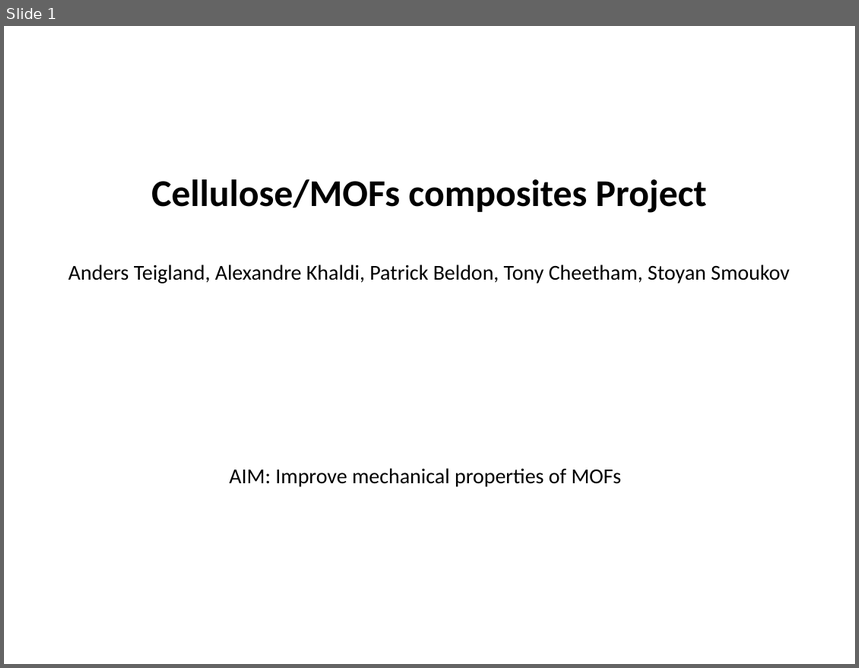
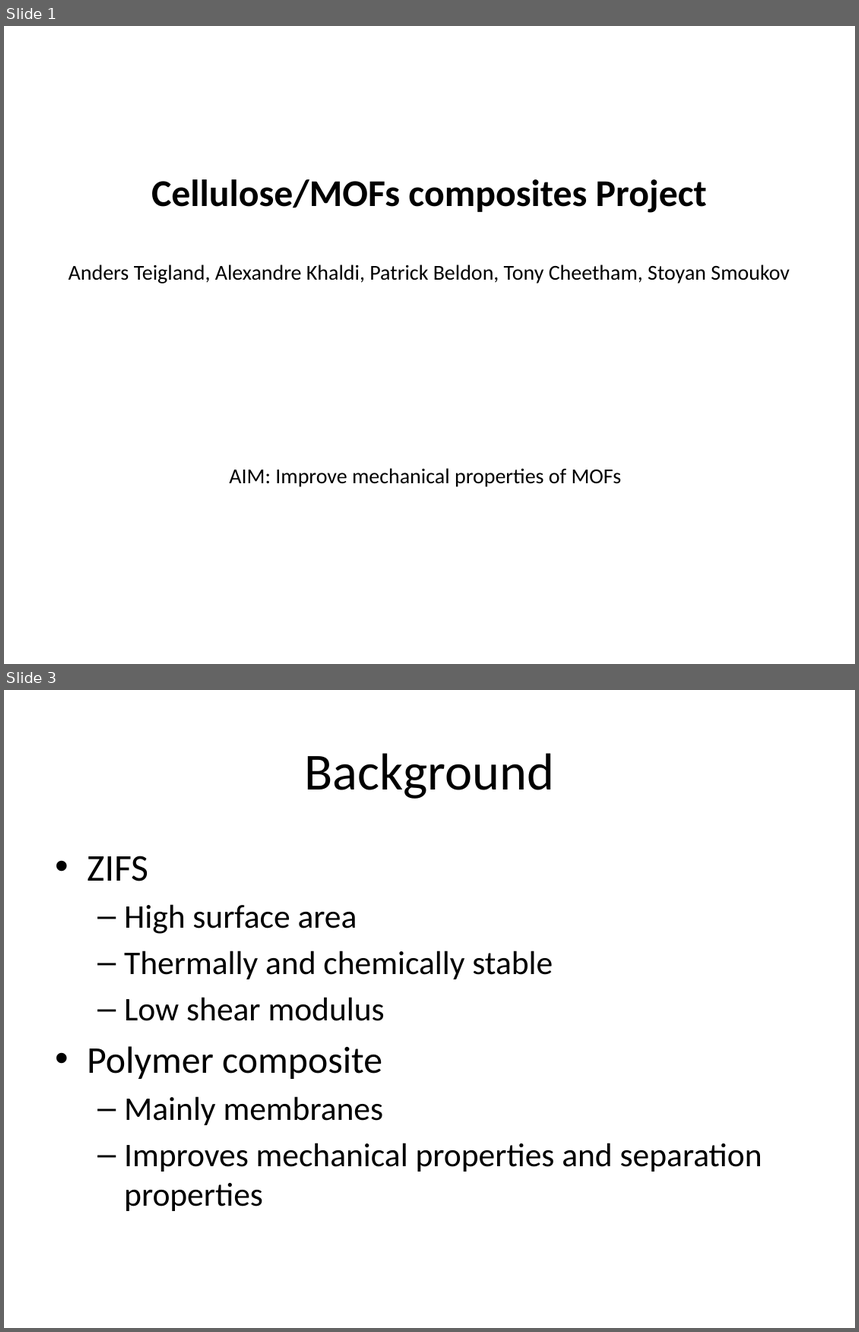
Before and after one commit to ATeigland/ResearchProject, a slide deck: Updates.pptx. Shown one above the other, each under a label of ours: slide 1 before the commit, slides 1 and 3 after it; the slides between them are not shown. The pictures are 859x668 and 859x1332 pixels, drawn with LibreOffice and Linux fonts; fonts in the diff are those of the drawing. Boxes give left, top, right and bottom in pixels: in the first picture for what was removed or moved away, otherwise in the second. Text is boxed around its words. In the diff, an @@ line names an element or a change of style, - is before the commit and + after.

```diff
--- a/Updates.pptx
+++ b/Updates.pptx
@@ slide 3 added at box(4, 690, 855, 1328), background #FFFFFF @@
@@ title added at box(304, 753, 554, 799), 44 pt, text #000000 @@
+Background
@@ text added at box(87, 856, 762, 1211), 28 pt, text #000000 @@
+• ZIFS
+  – High surface area
+  – Thermally and chemically stable
+  – Low shear modulus
+• Polymer composite
+  – Mainly membranes
+  – Improves mechanical properties and separation properties
```
Also in this commit, not shown: 3 slides changed, 4 other slides added, 2 slides removed.
